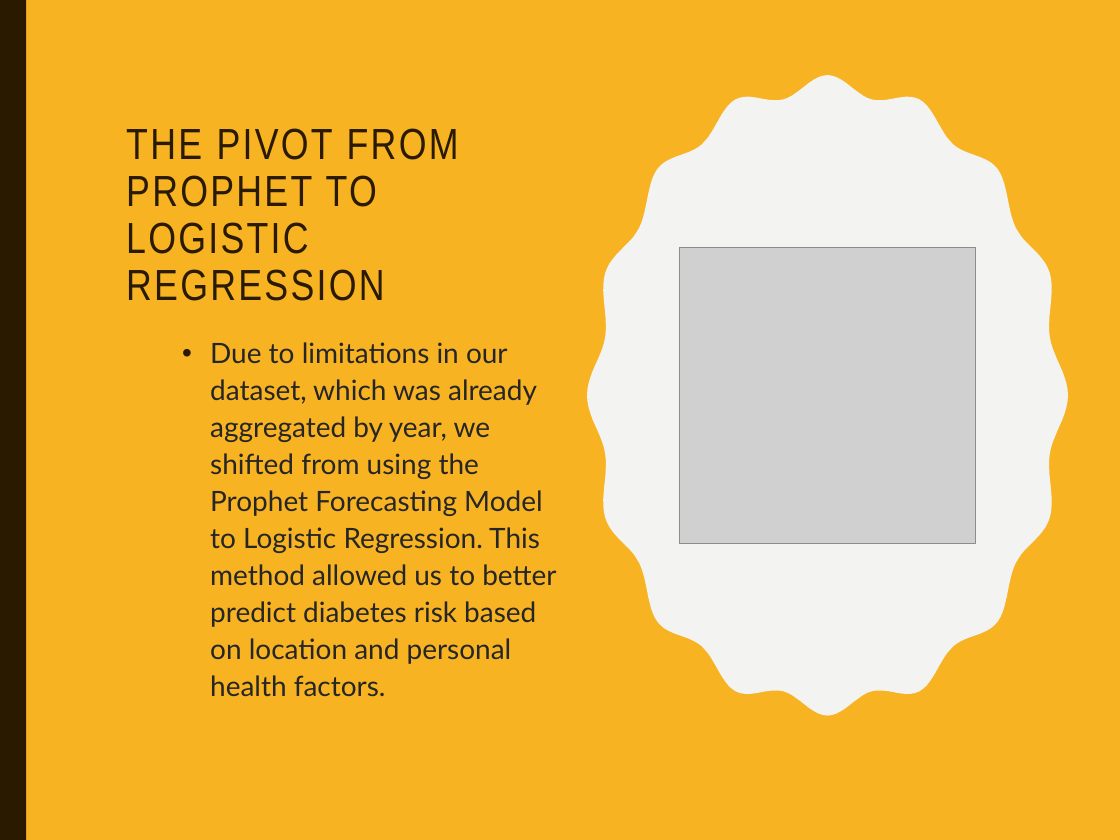
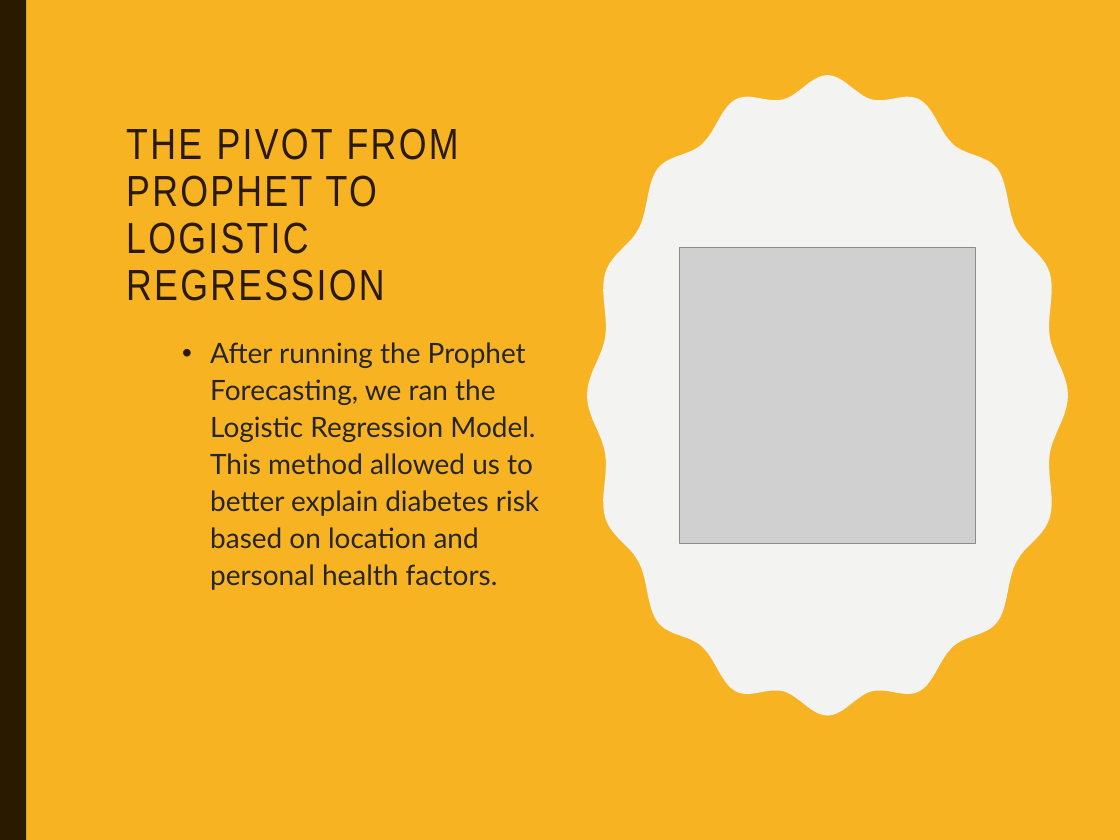
Before and after one commit to jjmccarty/project1_diabetes_outcomes, a slide deck: slide 7 of Diabetes_Environment_Presentation [Autosaved].pptx. Drawn at 1120x840 pixels with LibreOffice and Linux fonts; fonts in the diff are those of the drawing; grey boxes stand for pictures. Boxes give left, top, right and bottom in pixels: in the first picture for what was removed or moved away, otherwise in the second. Text is boxed around its words. In the diff, an @@ line names an element or a change of style, - is before the commit and + after.

```diff
--- a/Diabetes_Environment_Presentation [Autosaved].pptx
+++ b/Diabetes_Environment_Presentation [Autosaved].pptx
@@ text at bbox=[210, 342, 539, 590]: text changed @@
-  • Due to limitations in our dataset, which was already aggregated by year, we shifted from using the Prophet Forecasting Model to Logistic Regression. This method allowed us to better predict diabetes risk based on location and personal health factors.
+  • After running the Prophet Forecasting, we ran the Logistic Regression Model. This method allowed us to better explain diabetes risk based on location and personal health factors.
```
Also in this commit, not shown: 2 other slides changed.
